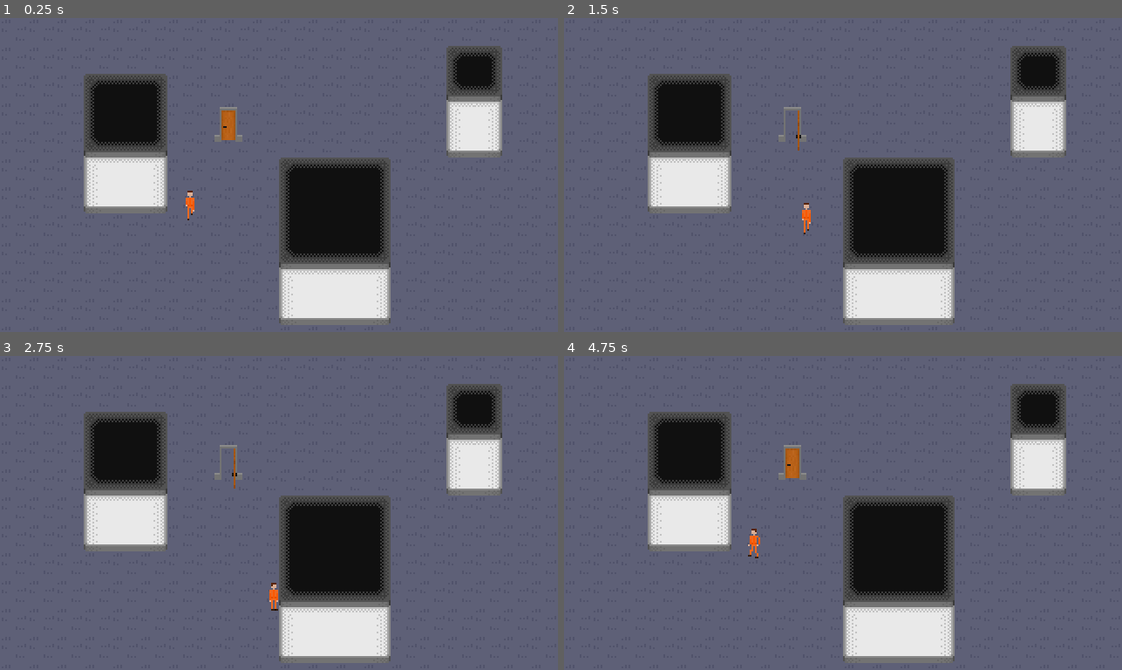
Above: before the commit, frames 1-4 (two rows, left to right).
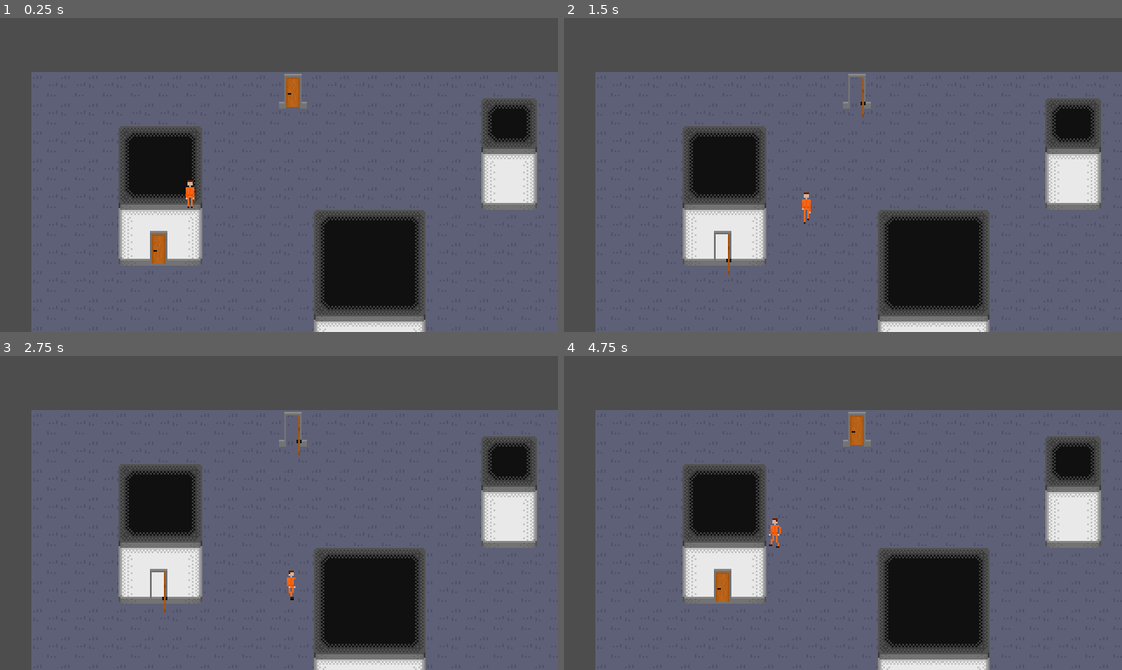
Above: after the commit, the same moments.

Repository: SunixDalsmith/JogoOFC-4.0
Game: Godot game, scene res://Nodes/Salas/Mundo 1.tscn
The game is run twice, just before and just after one commit, with the same random seed, the same clock (stepped at 60 frames per second) and the same inputs. This scene is started directly instead of the project's main scene.
Inputs:
- Up to frame 1 (0.25 s): no input
- Up to frame 2 (1.5 s): tap Enter at 0.5 s; hold Right (ui_right) 0.53-1.28 s; tap E at 0.6, 1.35 s; hold Down (ui_down) from 1.28 s (still down)
- Up to frame 3 (2.75 s): release Down (ui_down) at 2.03 s; hold Right (ui_right) from 2.03 s (still down); tap E at 2.1 s
- Up to frame 4 (4.75 s): tap Space at 2.75 s; release Right (ui_right) at 2.78 s; hold Up (ui_up) 2.78-3.53 s; tap E at 2.85, 3.6, 4.35 s; hold Left (ui_left) from 3.53 s (still down)

The runs differ from the first frame. In frame 1, 49% of the frame differs, in the area x 0-100%, y 0-100%; in frame 2, 48%; in frame 3, 48%; in frame 4, 49%.

Commit message:
a porta como cess querem

Diff:
--- a/Jogo na Godot/Nodes/Jogador/jogador.tscn
+++ b/Jogo na Godot/Nodes/Jogador/jogador.tscn
@@ -1,7 +1,7 @@
 [gd_scene load_steps=10 format=3 uid="uid://c00olccp1fnqx"]
 
 [ext_resource type="Script" path="res://Nodes/Jogador/jogador.gd" id="1_m20tg"]
-[ext_resource type="Texture2D" uid="uid://bpv6xbxl7nw7q" path="res://Assets/Jogador/player.png" id="2_i1oof"]
+[ext_resource type="Texture2D" uid="uid://bpv6xbxl7nw7q" path="res://assets/Jogador/player.png" id="2_i1oof"]
 
 [sub_resource type="Animation" id="Animation_if1dq"]
 length = 0.95
@@ -118,7 +118,7 @@
 offset = Vector2(0, -9)
 hframes = 6
 vframes = 4
-frame = 20
+frame = 18
 
 [node name="AnimationPlayer" type="AnimationPlayer" parent="."]
 libraries = {
--- a/Jogo na Godot/Nodes/Porta/door.gd
+++ b/Jogo na Godot/Nodes/Porta/door.gd
@@ -2,8 +2,6 @@
 
 @onready var animation = $AnimationDoor #importar a animacao da porta
 var estate = "open" #fechar ou abrir a porta
-
-#
 func _input(event):
 	if event is InputEventKey and event.pressed:
 		if event.keycode == KEY_E: #se a tecla e for precionada
--- a/Jogo na Godot/Nodes/Porta/door.tscn
+++ b/Jogo na Godot/Nodes/Porta/door.tscn
@@ -1,60 +1,12 @@
-[gd_scene load_steps=11 format=3 uid="uid://ds4fmjga6homc"]
+[gd_scene load_steps=12 format=3 uid="uid://ds4fmjga6homc"]
 
 [ext_resource type="Script" path="res://Nodes/Porta/door.gd" id="1_4iqq0"]
-[ext_resource type="Texture2D" uid="uid://eixfhqjhm7k2" path="res://Assets/Door/image.png" id="1_c631r"]
+[ext_resource type="Texture2D" uid="uid://eixfhqjhm7k2" path="res://assets/Door/image.png" id="1_c631r"]
 
 [sub_resource type="PhysicsMaterial" id="PhysicsMaterial_e5frb"]
 
-[sub_resource type="Animation" id="Animation_nfxgx"]
-length = 0.001
-tracks/0/type = "value"
-tracks/0/imported = false
-tracks/0/enabled = true
-tracks/0/path = NodePath("SpriteDoor:frame_coords")
-tracks/0/interp = 1
-tracks/0/loop_wrap = true
-tracks/0/keys = {
-"times": PackedFloat32Array(0),
-"transitions": PackedFloat32Array(1),
-"update": 1,
-"values": [Vector2i(0, 0)]
-}
-tracks/1/type = "value"
-tracks/1/imported = false
-tracks/1/enabled = true
-tracks/1/path = NodePath("Aberta:disabled")
-tracks/1/interp = 1
-tracks/1/loop_wrap = true
-tracks/1/keys = {
-"times": PackedFloat32Array(0),
-"transitions": PackedFloat32Array(1),
-"update": 1,
-"values": [true]
-}
-tracks/2/type = "value"
-tracks/2/imported = false
-tracks/2/enabled = true
-tracks/2/path = NodePath("Meio Aberta:disabled")
-tracks/2/interp = 1
-tracks/2/loop_wrap = true
-tracks/2/keys = {
-"times": PackedFloat32Array(0),
-"transitions": PackedFloat32Array(1),
-"update": 1,
-"values": [true]
-}
-tracks/3/type = "value"
-tracks/3/imported = false
-tracks/3/enabled = true
-tracks/3/path = NodePath("Fechada:disabled")
-tracks/3/interp = 1
-tracks/3/loop_wrap = true
-tracks/3/keys = {
-"times": PackedFloat32Array(0),
-"transitions": PackedFloat32Array(1),
-"update": 1,
-"values": [true]
-}
+[sub_resource type="RectangleShape2D" id="RectangleShape2D_3beav"]
+size = Vector2(1, 23)
 
 [sub_resource type="Animation" id="Animation_q4lss"]
 resource_name = "Close_Door"
@@ -82,7 +34,7 @@
 "times": PackedFloat32Array(0, 0.15, 0.3),
 "transitions": PackedFloat32Array(1, 1, 1),
 "update": 1,
-"values": [false, true, true]
+"values": [true, true, true]
 }
 tracks/2/type = "value"
 tracks/2/imported = false
@@ -108,6 +60,21 @@
 "update": 1,
 "values": [true, true, false]
 }
+tracks/4/type = "value"
+tracks/4/imported = false
+tracks/4/enabled = false
+tracks/4/path = NodePath("Aberta:shape")
+tracks/4/interp = 1
+tracks/4/loop_wrap = true
+tracks/4/keys = {
+"times": PackedFloat32Array(0),
+"transitions": PackedFloat32Array(1),
+"update": 1,
+"values": [SubResource("RectangleShape2D_3beav")]
+}
+
+[sub_resource type="RectangleShape2D" id="RectangleShape2D_hd446"]
+size = Vector2(8, 17)
 
 [sub_resource type="Animation" id="Animation_vvc5p"]
 resource_name = "Open_Door"
@@ -161,6 +128,117 @@
 "update": 1,
 "values": [false, true, true]
 }
+tracks/4/type = "value"
+tracks/4/imported = false
+tracks/4/enabled = true
+tracks/4/path = NodePath("inicio:shape")
+tracks/4/interp = 1
+tracks/4/loop_wrap = true
+tracks/4/keys = {
+"times": PackedFloat32Array(0),
+"transitions": PackedFloat32Array(1),
+"update": 1,
+"values": [SubResource("RectangleShape2D_hd446")]
+}
+tracks/5/type = "value"
+tracks/5/imported = false
+tracks/5/enabled = true
+tracks/5/path = NodePath("inicio:disabled")
+tracks/5/interp = 1
+tracks/5/loop_wrap = true
+tracks/5/keys = {
+"times": PackedFloat32Array(0, 0.15, 0.3),
+"transitions": PackedFloat32Array(1, 1, 1),
+"update": 1,
+"values": [false, true, true]
+}
+
+[sub_resource type="Animation" id="Animation_nfxgx"]
+length = 0.001
+tracks/0/type = "value"
+tracks/0/imported = false
+tracks/0/enabled = true
+tracks/0/path = NodePath("SpriteDoor:frame_coords")
+tracks/0/interp = 1
+tracks/0/loop_wrap = true
+tracks/0/keys = {
+"times": PackedFloat32Array(0),
+"transitions": PackedFloat32Array(1),
+"update": 1,
+"values": [Vector2i(0, 0)]
+}
+tracks/1/type = "value"
+tracks/1/imported = false
+tracks/1/enabled = true
+tracks/1/path = NodePath("Aberta:disabled")
+tracks/1/interp = 1
+tracks/1/loop_wrap = true
+tracks/1/keys = {
+"times": PackedFloat32Array(0),
+"transitions": PackedFloat32Array(1),
+"update": 1,
+"values": [true]
+}
+tracks/2/type = "value"
+tracks/2/imported = false
+tracks/2/enabled = true
+tracks/2/path = NodePath("Meio Aberta:disabled")
+tracks/2/interp = 1
+tracks/2/loop_wrap = true
+tracks/2/keys = {
+"times": PackedFloat32Array(0),
+"transitions": PackedFloat32Array(1),
+"update": 1,
+"values": [true]
+}
+tracks/3/type = "value"
+tracks/3/imported = false
+tracks/3/enabled = true
+tracks/3/path = NodePath("Fechada:disabled")
+tracks/3/interp = 1
+tracks/3/loop_wrap = true
+tracks/3/keys = {
+"times": PackedFloat32Array(0),
+"transitions": PackedFloat32Array(1),
+"update": 1,
+"values": [true]
+}
+tracks/4/type = "value"
+tracks/4/imported = false
+tracks/4/enabled = true
+tracks/4/path = NodePath("Aberta:shape")
+tracks/4/interp = 1
+tracks/4/loop_wrap = true
+tracks/4/keys = {
+"times": PackedFloat32Array(0),
+"transitions": PackedFloat32Array(1),
+"update": 1,
+"values": [SubResource("RectangleShape2D_3beav")]
+}
+tracks/5/type = "value"
+tracks/5/imported = false
+tracks/5/enabled = true
+tracks/5/path = NodePath("inicio:shape")
+tracks/5/interp = 1
+tracks/5/loop_wrap = true
+tracks/5/keys = {
+"times": PackedFloat32Array(0),
+"transitions": PackedFloat32Array(1),
+"update": 1,
+"values": [SubResource("RectangleShape2D_hd446")]
+}
+tracks/6/type = "value"
+tracks/6/imported = false
+tracks/6/enabled = true
+tracks/6/path = NodePath("inicio:disabled")
+tracks/6/interp = 1
+tracks/6/loop_wrap = true
+tracks/6/keys = {
+"times": PackedFloat32Array(0),
+"transitions": PackedFloat32Array(1),
+"update": 1,
+"values": [false]
+}
 
 [sub_resource type="AnimationLibrary" id="AnimationLibrary_52ej3"]
 _data = {
@@ -169,9 +247,6 @@
 "RESET": SubResource("Animation_nfxgx")
 }
 
-[sub_resource type="RectangleShape2D" id="RectangleShape2D_3beav"]
-size = Vector2(1, 23)
-
 [sub_resource type="RectangleShape2D" id="RectangleShape2D_8v1lm"]
 size = Vector2(8, 20)
 
@@ -179,6 +254,7 @@
 size = Vector2(8, 17)
 
 [node name="Door" type="StaticBody2D"]
+z_index = 3
 texture_filter = 1
 physics_material_override = SubResource("PhysicsMaterial_e5frb")
 script = ExtResource("1_4iqq0")
@@ -211,6 +287,21 @@
 disabled = true
 debug_color = Color(0.886275, 0.282353, 0.466667, 0.419608)
 
-[node name="CollisionPolygon2D" type="CollisionPolygon2D" parent="."]
-build_mode = 1
-polygon = PackedVector2Array(123, 67, 126, 67, 126, 51, 136, 51, 136, 67, 139, 67, 139, 71, 135, 71, 135, 53, 127, 53, 127, 71, 123, 71)
+[node name="inicio" type="CollisionShape2D" parent="."]
+position = Vector2(131, 61.5)
+shape = SubResource("RectangleShape2D_hd446")
+one_way_collision_margin = 1.2
+debug_color = Color(0, 0.6, 0.701961, 0.419608)
+
+[node name="shade-claro-cima" type="Polygon2D" parent="."]
+z_index = 60
+y_sort_enabled = true
+color = Color(0.537255, 0.537255, 0.537255, 1)
+polygon = PackedVector2Array(126, 51, 126, 52, 128.961, 52, 131, 52, 136, 52, 136, 51, 126, 51)
+
+[node name="shade-escuro" type="Polygon2D" parent="."]
+z_index = 60
+y_sort_enabled = true
+position = Vector2(-20, -1)
+color = Color(0.45098, 0.45098, 0.45098, 1)
+polygon = PackedVector2Array(146, 53, 156, 53, 156, 54, 155, 54, 146, 54)
--- a/Jogo na Godot/Nodes/Salas/Mundo 1.tscn
+++ b/Jogo na Godot/Nodes/Salas/Mundo 1.tscn
@@ -1,8 +1,8 @@
 [gd_scene load_steps=10 format=3 uid="uid://dac1b8myel206"]
 
 [ext_resource type="PackedScene" uid="uid://c00olccp1fnqx" path="res://Nodes/Jogador/jogador.tscn" id="1_x5g5e"]
-[ext_resource type="Texture2D" uid="uid://dgttg3flea66e" path="res://Assets/tiles/carpete.png" id="2_27bvi"]
-[ext_resource type="Texture2D" uid="uid://8jsj06xxpdvf" path="res://Assets/wall/parede.png" id="2_35x1y"]
+[ext_resource type="Texture2D" uid="uid://dgttg3flea66e" path="res://assets/tiles/carpete.png" id="2_27bvi"]
+[ext_resource type="Texture2D" uid="uid://8jsj06xxpdvf" path="res://assets/wall/parede.png" id="2_35x1y"]
 [ext_resource type="PackedScene" uid="uid://ds4fmjga6homc" path="res://Nodes/Porta/door.tscn" id="4_jynj3"]
 
 [sub_resource type="TileSetAtlasSource" id="TileSetAtlasSource_jrf4w"]
@@ -106,6 +106,7 @@
 
 [node name="Mundo 1" type="Node2D"]
 y_sort_enabled = true
+position = Vector2(18, 32)
 
 [node name="ground" type="TileMap" parent="."]
 position = Vector2(0, -1)
@@ -116,12 +117,13 @@
 
 [node name="wall" type="TileMap" parent="."]
 y_sort_enabled = true
+position = Vector2(2, -2)
 tile_set = SubResource("TileSet_v5pyb")
 format = 2
 layer_0/name = "wall"
 layer_0/y_sort_enabled = true
 layer_0/z_index = 2
-layer_0/tile_data = PackedInt32Array(589834, 0, 3, 655370, 0 …(328 unchanged characters)…  1, 262148, 65536, 2, 327684, 65536, 3, 393220, 65536, 4, 196613, 131072, 1, 262149, 131072, 2, 327685, 131072, 3, 393221, 131072, 4, 131075, 0, 0, 196611, 0, 1, 262147, 0, 2, 327683, 0, 3, 393219, 0, 4, 131076, 65536, 0, 131077, 131072, 0, 458762, 0, 1, 393226, 0, 1, 327690, 0, 0, 327691, 65536, 0, 327692, 65536, 0, 327693, 131072, 0, 393229, 131072, 1, 458765, 131072, 1, 393227, 65536, 1, 458764, 65536, 1, 393228, 65536, 1, 458763, 65536, 1)
+layer_0/tile_data = PackedInt32Array(589834, 0, 3, 655370, 0 …(328 unchanged characters)…  1, 262148, 65536, 2, 327684, 65536, 3, 196613, 131072, 1, 262149, 131072, 2, 327685, 131072, 3, 393221, 131072, 4, 131075, 0, 0, 196611, 0, 1, 262147, 0, 2, 327683, 0, 3, 393219, 0, 4, 131076, 65536, 0, 131077, 131072, 0, 458762, 0, 1, 393226, 0, 1, 327690, 0, 0, 327691, 65536, 0, 327692, 65536, 0, 327693, 131072, 0, 393229, 131072, 1, 458765, 131072, 1, 393227, 65536, 1, 458764, 65536, 1, 393228, 65536, 1, 458763, 65536, 1, 393220, 65536, 4)
 
 [node name="Player" parent="." instance=ExtResource("1_x5g5e")]
 top_level = true
@@ -132,4 +134,7 @@
 slide_on_ceiling = false
 
 [node name="Door" parent="." instance=ExtResource("4_jynj3")]
-disable_mode = 2
+position = Vector2(-58, 39)
+
+[node name="Door2" parent="." instance=ExtResource("4_jynj3")]
+position = Vector2(19, -51)
Not shown, changed: Jogo na Godot/assets/Door/image.png.import
Not shown, changed: Jogo na Godot/assets/Jogador/player.png.import
Not shown, changed: Jogo na Godot/assets/tiles/carpete.png.import
Not shown, changed: Jogo na Godot/assets/wall/parede.png.import
